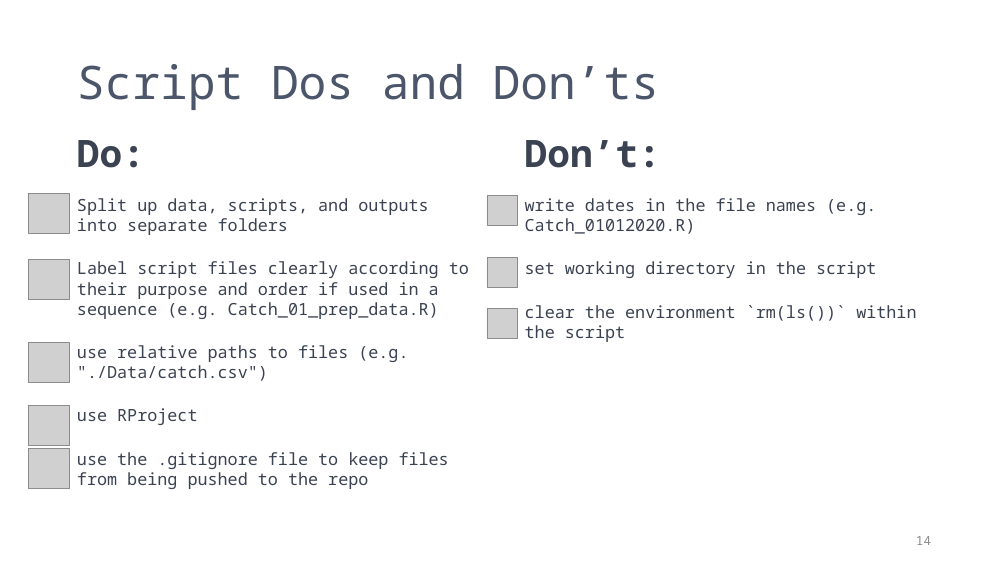
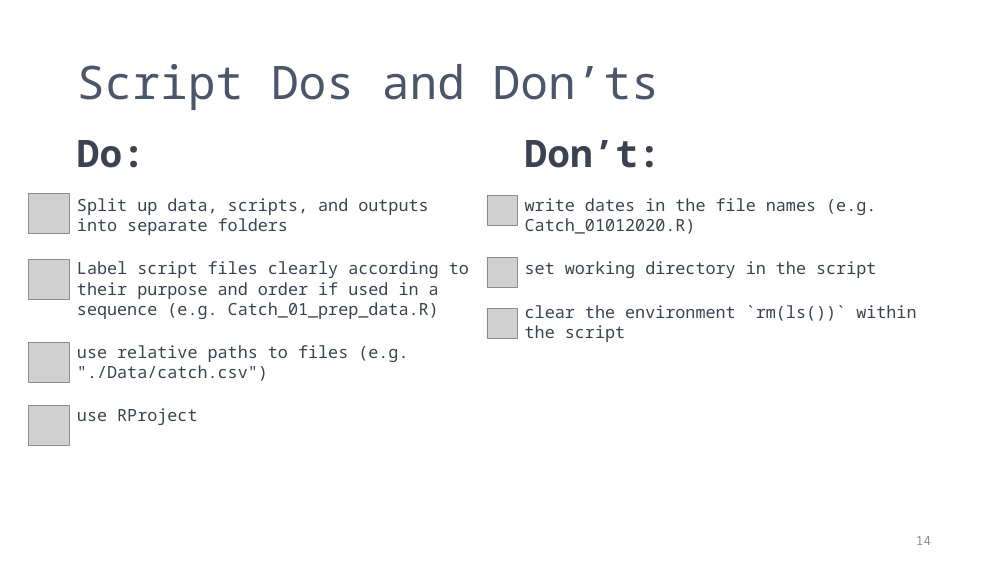
Before and after one commit to PIFSCstockassessments/SAP_github_workflow, a slide deck: slide 14 of docs/GitHub Workflow for SAP.pptx. Drawn at 1008x567 pixels with LibreOffice and Linux fonts; fonts in the diff are those of the drawing; grey boxes stand for pictures. Boxes give left, top, right and bottom in pixels: in the first picture for what was removed or moved away, otherwise in the second. Text is boxed around its words. In the diff, an @@ line names an element or a change of style, - is before the commit and + after.

```diff
--- a/docs/GitHub Workflow for SAP.pptx
+++ b/docs/GitHub Workflow for SAP.pptx
@@ picture removed at (x1=28, y1=448, x2=69, y2=488) @@
@@ text at (x1=77, y1=452, x2=449, y2=489): paragraph removed @@
-use the .gitignore file to keep files from being pushed to the repo
```
Also in this commit, not shown: 3 other slides changed.
